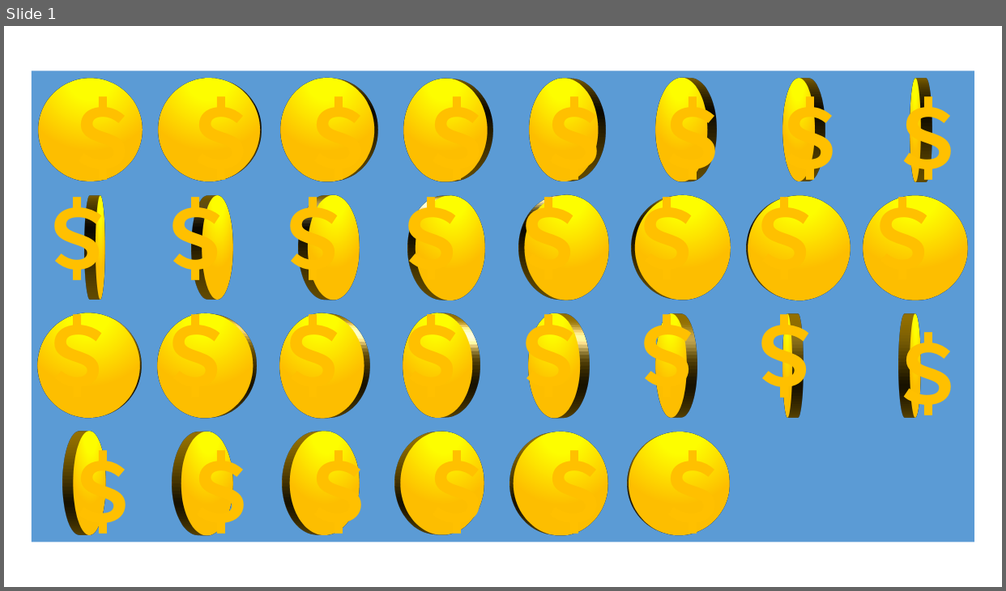
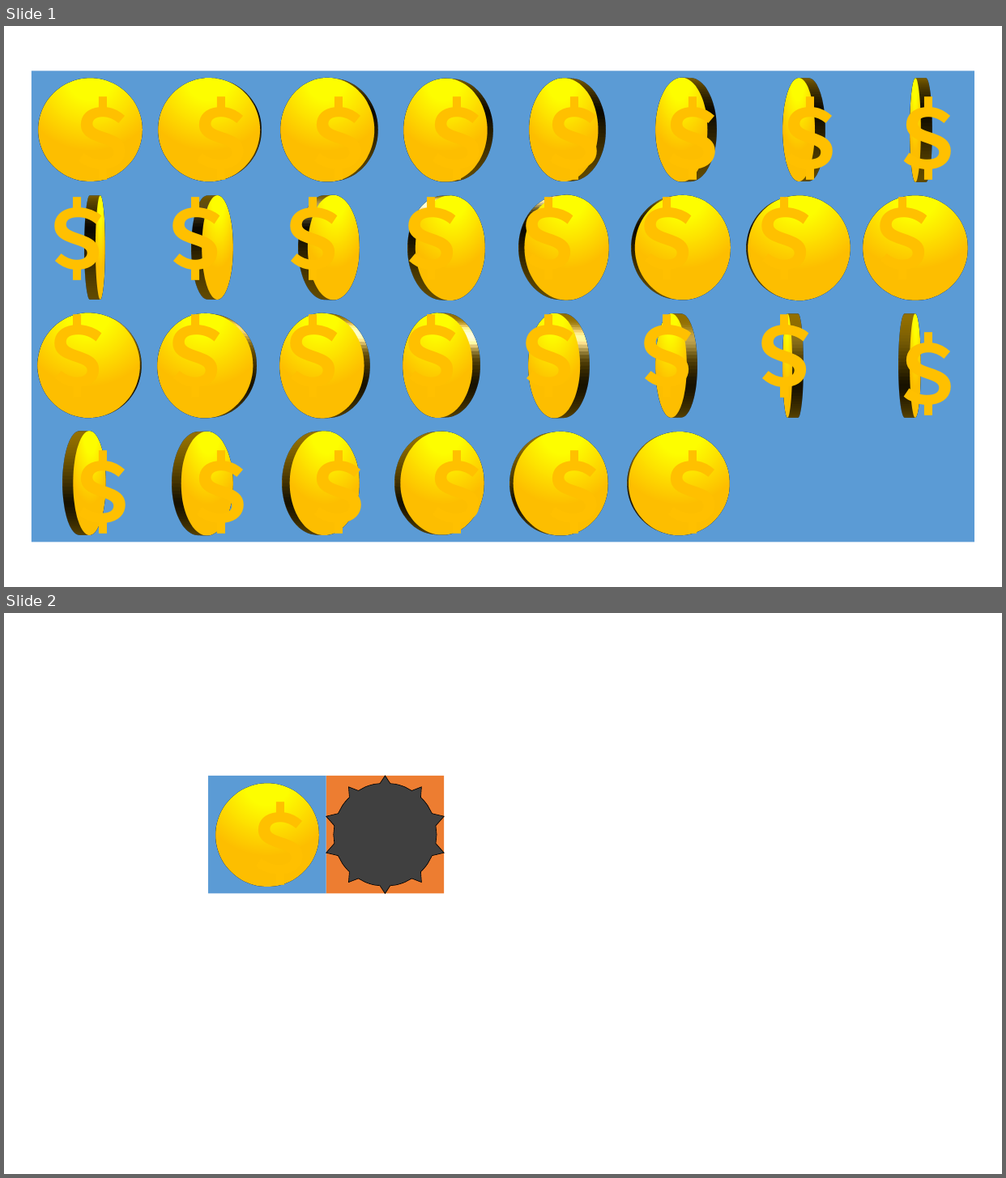
Before and after one commit to sinshu/oitgame1, a slide deck: docs/coin.pptx. Shown one above the other, each under a label of ours: slide 1 before the commit, slides 1 and 2 after it. The pictures are 1006x591 and 1006x1178 pixels, drawn with LibreOffice and Linux fonts; fonts in the diff are those of the drawing. Boxes give left, top, right and bottom in pixels: in the first picture for what was removed or moved away, otherwise in the second. Text is boxed around its words. In the diff, an @@ line names an element or a change of style, - is before the commit and + after.

```diff
--- a/docs/coin.pptx
+++ b/docs/coin.pptx
@@ slide 2 added at [4,613,1002,1174], background #FFFFFF @@
@@ rectangle added at [208,776,326,894], fill #5B9BD5 @@
@@ rectangle added at [326,776,444,894], fill #ED7D31 @@
@@ freeform shape added at [326,776,444,894], fill #404040, outline #000000 0.5 pt @@
@@ ellipse added at [216,783,319,886], fill gradient #FFFF00 to #FFC000, outline #BF9000 2 pt, 80 pt, text #FFC000, bold @@
+＄
```
Also in this commit, not shown: 25 other files.
